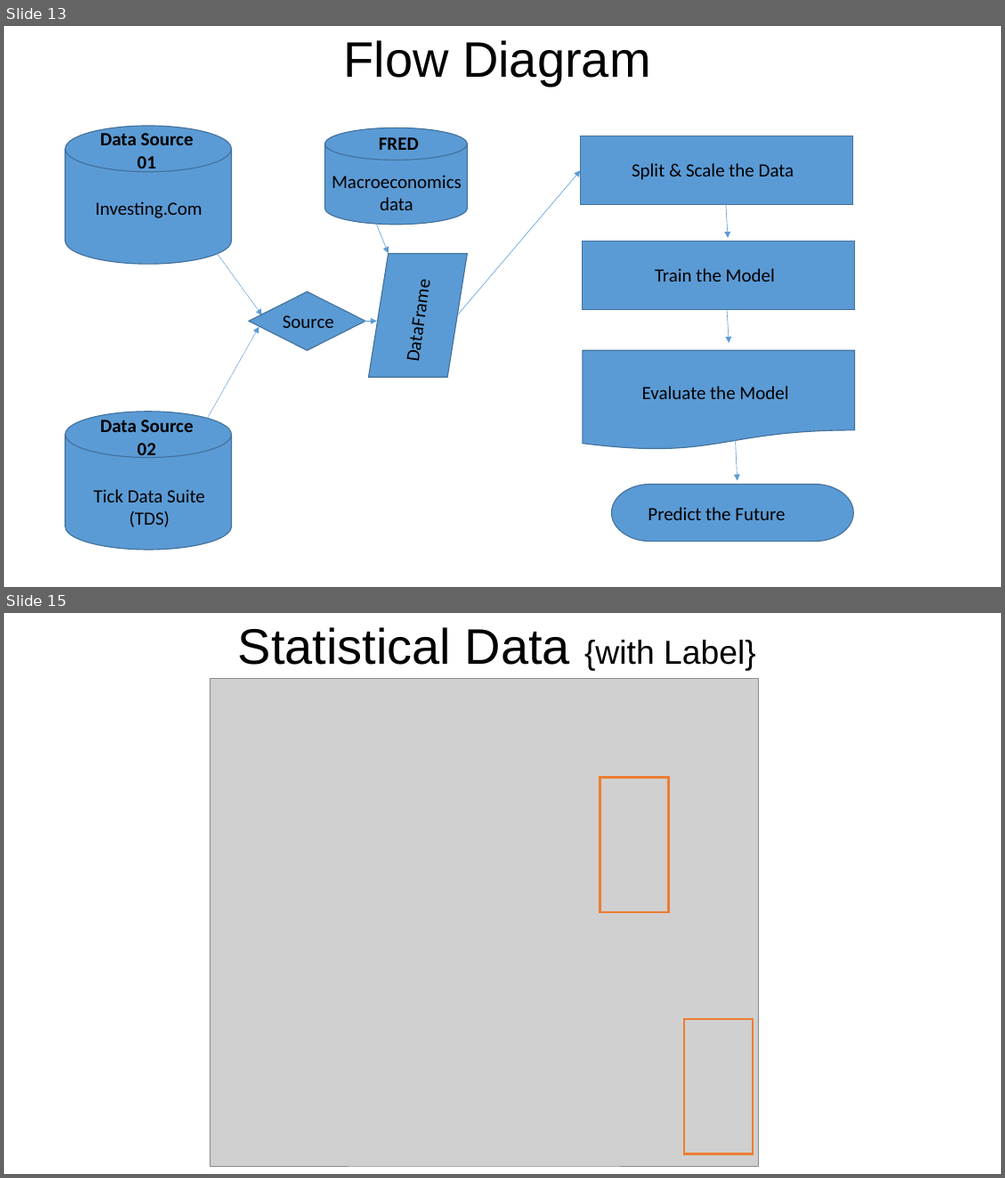
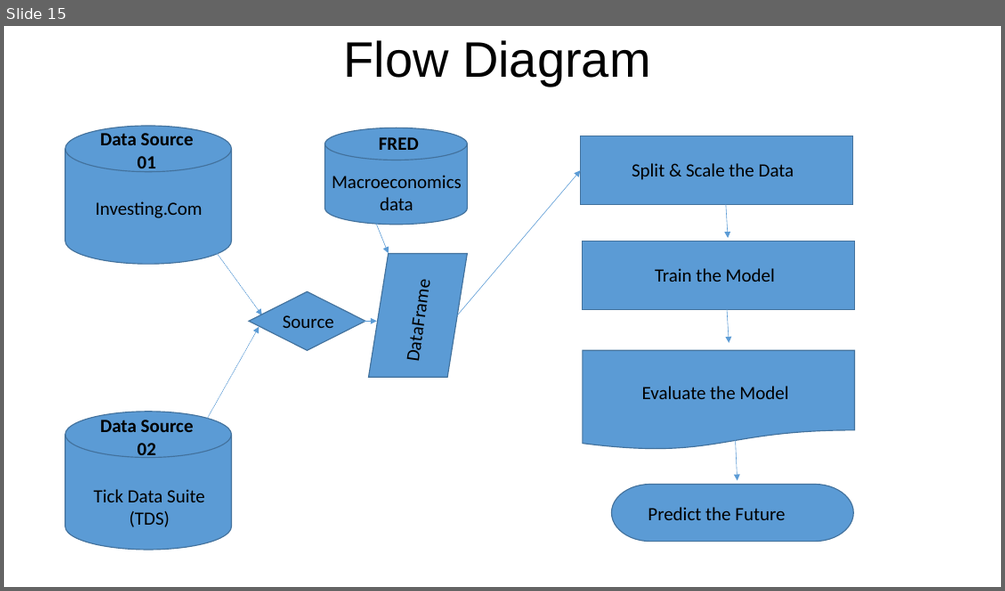
Before and after one commit to Akubue4U/PyProjects, a slide deck: MyBDAThesis/Akubue Simon - Thesis Presentation.pptx. Shown one above the other, each under a label of ours: slides 13 and 15 before the commit, slide 15 after it; the slides between them are not shown. The pictures are 1005x1178 and 1005x591 pixels, drawn with LibreOffice and Linux fonts; fonts in the diff are those of the drawing; grey boxes stand for pictures. Boxes give left, top, right and bottom in pixels: in the first picture for what was removed or moved away, otherwise in the second. Text is boxed around its words. In the diff, an @@ line names an element or a change of style, - is before the commit and + after.

```diff
--- a/MyBDAThesis/Akubue Simon - Thesis Presentation.pptx
+++ b/MyBDAThesis/Akubue Simon - Thesis Presentation.pptx
@@ slide 15 removed at bbox=[4, 613, 1001, 1174], background #FFFFFF @@
@@ text removed at bbox=[238, 627, 756, 670] @@
-Statistical Data {with Label}
@@ picture removed at bbox=[210, 678, 758, 1166] @@
@@ rectangle removed at bbox=[600, 777, 669, 912] @@
@@ rectangle removed at bbox=[685, 1019, 753, 1154] @@
@@ what was slide 13 is now slide 15 @@
```
Also in this commit, not shown: 4 slides changed, 1 slide added, 6 other slides removed.
